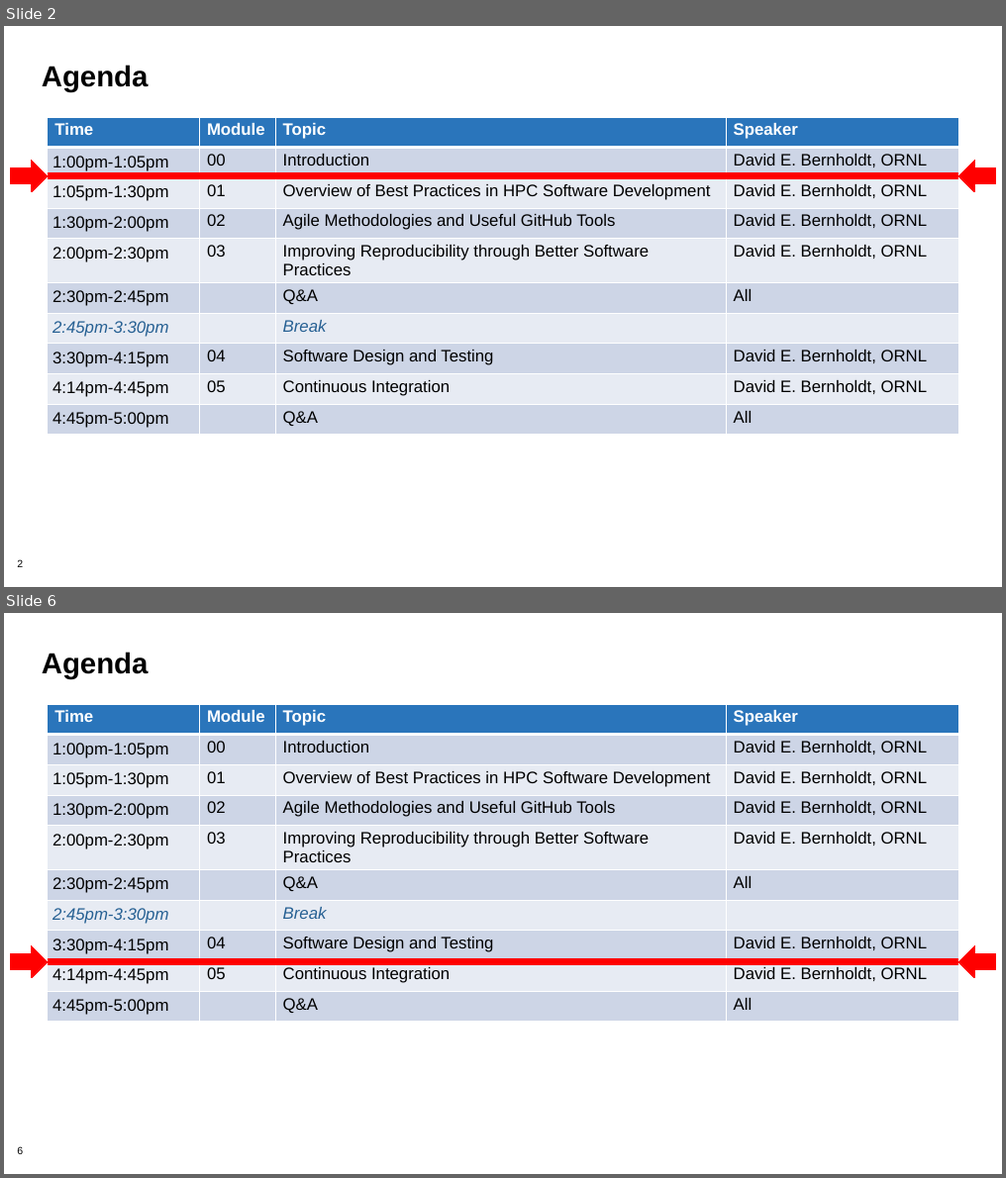
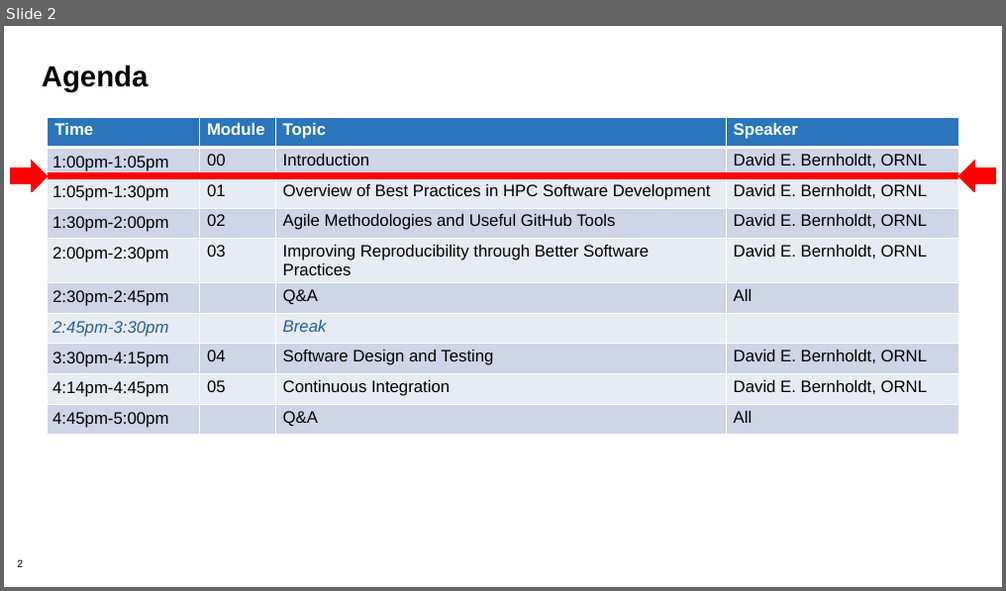
Before and after one commit to betterscientificsoftware/bssw-tutorial, a slide deck: presentations/agenda-master.pptx. Shown one above the other, each under a label of ours: slides 2 and 6 before the commit, slide 2 after it; the slides between them are not shown. The pictures are 1006x1178 and 1006x591 pixels, drawn with LibreOffice and Linux fonts; fonts in the diff are those of the drawing; background and template pictures are left out. Boxes give left, top, right and bottom in pixels: in the first picture for what was removed or moved away, otherwise in the second. Text is boxed around its words. In the diff, an @@ line names an element or a change of style, - is before the commit and + after.

Commit message:
First cut at ATPESC agenda.  Need to see how breaks are handled.

```diff
--- a/presentations/agenda-master.pptx
+++ b/presentations/agenda-master.pptx
@@ slide 6 removed at [4,613,1002,1174], background #FFFFFF; not listed: 1 template element that a slide beside it also shows @@
@@ title removed at [42,652,149,679] @@
-Agenda
@@ table removed at [48,704,958,1025], 10 rows, 4 columns @@
-Time | Module | Topic | Speaker
-1:00pm-1:05pm | 00 | Introduction | David E. Bernholdt, ORNL
-1:05pm-1:30pm | 01 | Overview of Best Practices in HPC Software Development | David E. Bernholdt, ORNL
-1:30pm-2:00pm | 02 | Agile Methodologies and Useful GitHub Tools | David E. Bernholdt, ORNL
-2:00pm-2:30pm | 03 | Improving Reproducibility through Better Software Practices | David E. Bernholdt, ORNL
-2:30pm-2:45pm |  | Q&A | All
-2:45pm-3:30pm |  | Break | 
-3:30pm-4:15pm | 04 | Software Design and Testing | David E. Bernholdt, ORNL
-4:14pm-4:45pm | 05 | Continuous Integration | David E. Bernholdt, ORNL
-4:45pm-5:00pm |  | Q&A | All
@@ right arrow removed at [11,947,48,978] @@
@@ line removed from (48, 961) to (958, 961) @@
@@ right arrow removed at [958,947,995,978] @@
```
Also in this commit, not shown: 1 slide changed, 4 other slides removed.
